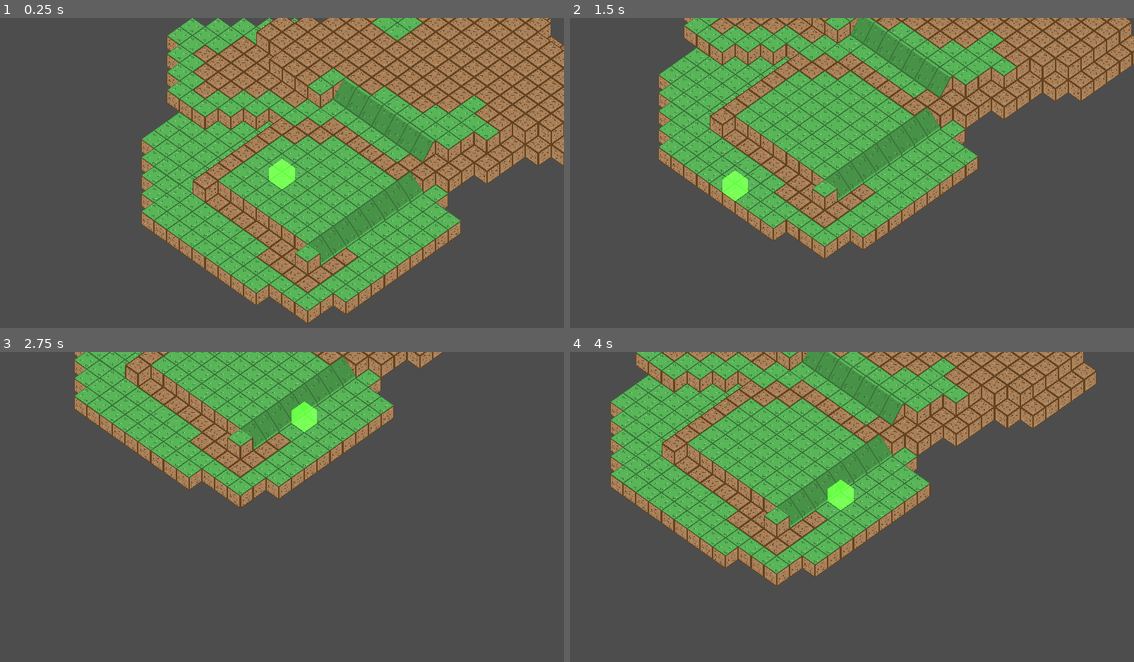
Above: before the commit, frames 1-4 (two rows, left to right).
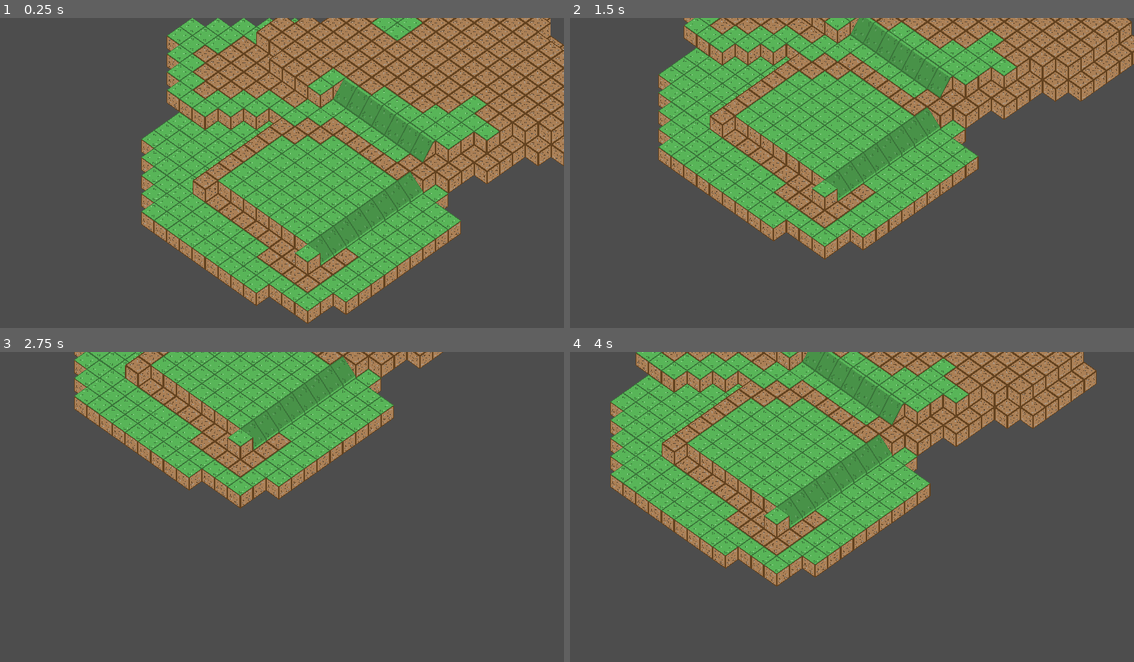
Above: after the commit, the same moments.

Repository: cannibalisticwalrus/GodotGameboardFramework
Game: Godot game, scene res://Scenes/TesterMap.tscn
The game is run twice, just before and just after one commit, with the same random seed, the same clock (stepped at 60 frames per second) and the same inputs.
Inputs (mouse positions are in pixels of both pictures, inside the frame that each line leads up to):
- Up to frame 1 (0.25 s): no input
- Up to frame 2 (1.5 s): tap Enter at 0.5 s; move the mouse to (976, 160) at 0.52 s; hold D (Right) 0.53-1.28 s; click (976, 160) at 0.67 s; move the mouse to (739, 191) at 1.27 s; hold S (Down) from 1.28 s (still down)
- Up to frame 3 (2.75 s): move the mouse to (338, 441) at 2.02 s; release S (Down) at 2.03 s; hold D (Right) from 2.03 s (still down)
- Up to frame 4 (4 s): move the mouse to (823, 575) at 2.77 s; release D (Right) at 2.78 s; hold W (Up) 2.78-3.53 s; click (823, 575) at 2.92 s; move the mouse to (1021, 556) at 3.52 s; hold A (Left) from 3.53 s (still down)

The runs differ from the first frame. In frame 1, 0.3% of the frame differs, in the area x 47-53%, y 45-56%; in frame 2, 0.3%; in frame 3, 0.3%; in frame 4, 0.3%, in the area x 45-51%, y 41-52%.

Commit message:
3d object follows cursor

Diff:
--- a/Assets/Libraries/ml_Basics.tres
+++ b/Assets/Libraries/ml_Basics.tres
@@ -1,8 +1,8 @@
-[gd_resource type="MeshLibrary" load_steps=22 format=3 uid="uid://vgjtg02vaccx"]
+[gd_resource type="MeshLibrary" load_steps=22 format=3]
 
 [ext_resource type="Material" uid="uid://38hpbccbfptq" path="res://Assets/Materials/M_Dirt.tres" id="1_y6jol"]
 [ext_resource type="Material" uid="uid://c38o67oh7ro4f" path="res://Assets/Materials/M_Grass.tres" id="2_ivqbg"]
-[ext_resource type="Material" uid="uid://buab5jrg83rlq" path="res://Assets/Materials/Selector.tres" id="3_2krdj"]
+[ext_resource type="Material" uid="uid://buab5jrg83rlq" path="res://Assets/Materials/M_BuildSelector.tres" id="3_2krdj"]
 
 [sub_resource type="ArrayMesh" id="ArrayMesh_mxa0h"]
 _surfaces = [{
--- a/Assets/Materials/Selector.tres
+++ /dev/null
@@ -1,8 +0,0 @@
-[gd_resource type="StandardMaterial3D" format=3 uid="uid://buab5jrg83rlq"]
-
-[resource]
-transparency = 1
-blend_mode = 1
-depth_draw_mode = 1
-shading_mode = 0
-albedo_color = Color(0.172549, 0.74902, 0, 0.796078)
--- a/Scenes/MeshLibrary.tscn
+++ b/Scenes/MeshLibrary.tscn
@@ -1,11 +1,11 @@
-[gd_scene load_steps=10 format=3 uid="uid://du1bjwo08tqnc"]
+[gd_scene load_steps=10 format=3]
 
 [ext_resource type="ArrayMesh" uid="uid://dj11f2psoqlle" path="res://Assets/Meshes/sm_Cube.res" id="1_gmcbl"]
 [ext_resource type="ArrayMesh" uid="uid://c3sfe5mhotgem" path="res://Assets/Meshes/sm_CubeHalf.res" id="2_bm1ap"]
 [ext_resource type="Material" uid="uid://38hpbccbfptq" path="res://Assets/Materials/M_Dirt.tres" id="2_m0tne"]
 [ext_resource type="Material" uid="uid://c38o67oh7ro4f" path="res://Assets/Materials/M_Grass.tres" id="3_fhwam"]
 [ext_resource type="ArrayMesh" uid="uid://b8lelvssp5jls" path="res://Assets/Meshes/sm_Ramp.res" id="3_xqcjv"]
-[ext_resource type="Material" uid="uid://buab5jrg83rlq" path="res://Assets/Materials/Selector.tres" id="6_txb27"]
+[ext_resource type="Material" uid="uid://buab5jrg83rlq" path="res://Assets/Materials/M_BuildSelector.tres" id="6_txb27"]
 
 [sub_resource type="ConcavePolygonShape3D" id="ConcavePolygonShape3D_0lq4e"]
 data = PackedVector3Array(1, -1, 1, -1, 1, 1, 1, 1, 1, 1, -1, 1, -1, -1, 1, -1, 1, 1, -1, -1, 1, -1, 1, -1, -1, 1, 1, - …(284 unchanged characters)…
--- a/Scenes/TesterMap.tscn
+++ b/Scenes/TesterMap.tscn
@@ -1,8 +1,11 @@
-[gd_scene load_steps=4 format=3 uid="uid://5sys6wbwww4f"]
+[gd_scene load_steps=7 format=3 uid="uid://5sys6wbwww4f"]
 
-[ext_resource type="MeshLibrary" uid="uid://vgjtg02vaccx" path="res://Assets/Libraries/ml_Basics.tres" id="1_b4xvv"]
+[ext_resource type="MeshLibrary" path="res://Assets/Libraries/ml_Basics.tres" id="1_b4xvv"]
 [ext_resource type="Script" path="res://Scripts/scr_GameplayCamera3D.gd" id="2_0i7bh"]
 [ext_resource type="Script" path="res://Scripts/scr_GridMap.gd" id="2_v3the"]
+[ext_resource type="ArrayMesh" uid="uid://bl8tkfghjhxfq" path="res://Assets/Meshes/sm_CubeSelector.res" id="4_bqyx1"]
+[ext_resource type="Material" uid="uid://bdtxrtrheu3f3" path="res://Assets/Materials/M_GamplaySelector.tres" id="5_fb3rk"]
+[ext_resource type="Script" path="res://Scenes/scr_PlayerModeSelector.gd" id="6_76u6c"]
 
 [node name="Node3D" type="Node3D"]
 
@@ -26,3 +29,10 @@
 size = 35.0
 near = 5.0
 far = 250.0
+
+[node name="Selector" type="MeshInstance3D" parent="Player"]
+mesh = ExtResource("4_bqyx1")
+skeleton = NodePath("../..")
+surface_material_override/0 = ExtResource("5_fb3rk")
+surface_material_override/1 = ExtResource("5_fb3rk")
+script = ExtResource("6_76u6c")
--- a/Scripts/scr_GridMap.gd
+++ b/Scripts/scr_GridMap.gd
@@ -1,9 +1,16 @@
 extends GridMap
 
 @onready var playerClass = $"../Player"
+@onready var gameMode:int = 1; #0 = Edit Mode.  1 = Player Mode
 var activeCellLocation: Vector3i;
 var previousCellLocation: Vector3i = Vector3i(0,1000,0);
 
+
+func setGameMode(gameMode:int):
+	self.gameMode = gameMode;
+
+func getGameMode() -> int:
+	return gameMode
 
 func isSelectorLocationValid(baseCellPosition:Vector3i, alternateCellPosition:Vector3i) -> bool:
 	#Is BaseCell in the GridMap
@@ -15,12 +22,13 @@
 	#Is BaseCell the save as the alternate cell position
 	if (alternateCellPosition == baseCellPosition):
 		return false;
+	return true;
 
-	return true;
 
 func updateGridSelector():
 	#Gets the location of the cursor and its projection in 3d space
 	var cursorPosition:Vector3 = playerClass.cursorLocation3d;
+
 	#Finds the location of the cell at the the above projoction
 	activeCellLocation = self.local_to_map(cursorPosition);
 
@@ -29,16 +37,21 @@
 
 	#Get The Previous Selector Location
 	var previousSelectorCellLocation: Vector3i = Vector3i(previousCellLocation.x,previousCellLocation.y,previousCellLocation.z);
+
 	#Make sure the toBeDeleted Item is a Selector First
 	if (self.get_cell_item(previousSelectorCellLocation) == 3):
 		#Delete cursorCell
 		set_cell_item(previousSelectorCellLocation,-1);
+
 	#Sets the location of the potential selector
 	var selectorCellLocation:Vector3i = Vector3i(activeCellLocation.x,activeCellLocation.y,activeCellLocation.z);
+
 	#Sets the new previous cell location
 	previousCellLocation = activeCellLocation;
+
 	#Spawn selector cell 1 layer above base at cursor
 	set_cell_item(selectorCellLocation,3);
 
 func _process(delta):
-	updateGridSelector();
+	if gameMode==0:
+		updateGridSelector();
Not shown: 8 places in Assets/Libraries/ml_Basics.tres that only renumber resources
